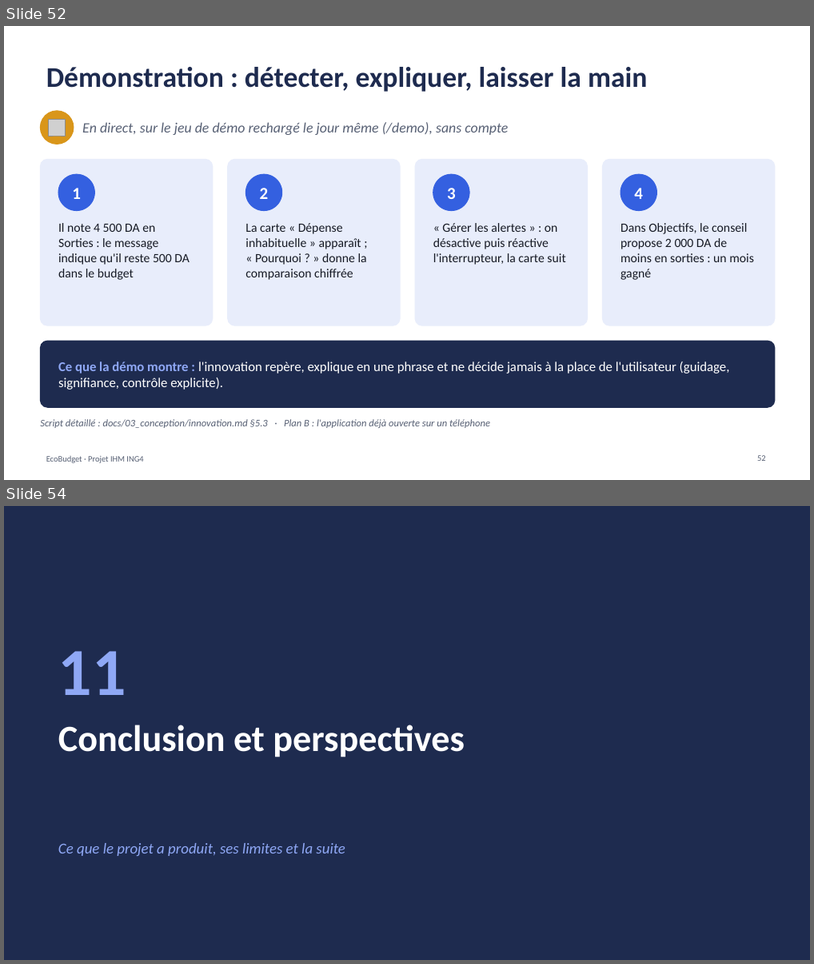
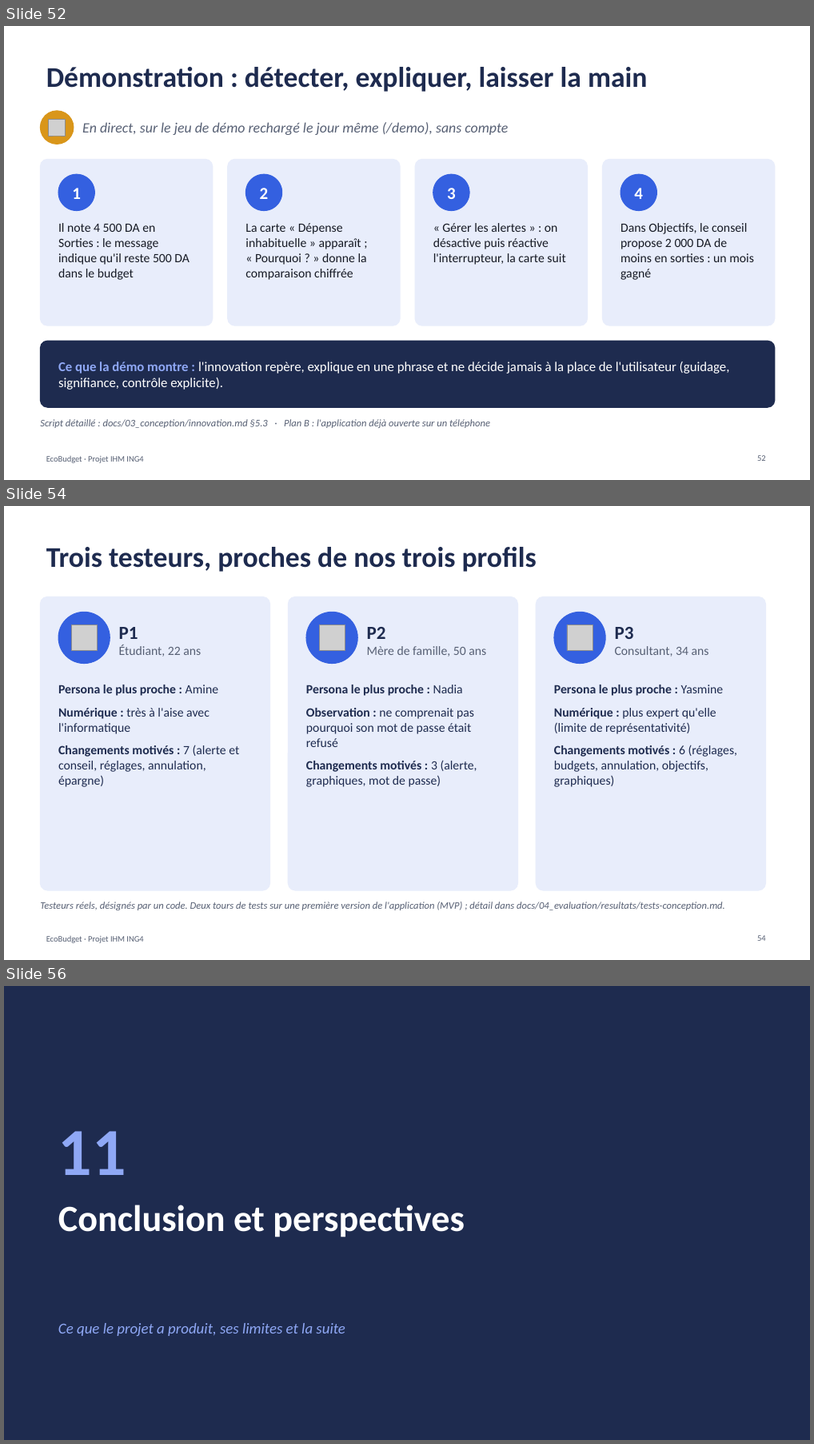
Before and after one commit to kaderouadahi/EcoBudget, a slide deck: livrables/EcoBudget.pptx. Shown one above the other, each under a label of ours: slides 52 and 54 before the commit, slides 52, 54 and 56 after it; the slides between them are not shown. The pictures are 814x964 and 814x1444 pixels, drawn with LibreOffice and Linux fonts; fonts in the diff are those of the drawing; grey boxes stand for pictures. Boxes give left, top, right and bottom in pixels: in the first picture for what was removed or moved away, otherwise in the second. Text is boxed around its words. In the diff, an @@ line names an element or a change of style, - is before the commit and + after.

Commit message:
docs: diaporama, tests sur le MVP, testeurs et changements issus des tests

```diff
--- a/livrables/EcoBudget.pptx
+++ b/livrables/EcoBudget.pptx
@@ slide 54 added at (x1=4, y1=506, x2=810, y2=960), background #FFFFFF; not listed: 1 template element that a slide beside it also shows @@
@@ title added at (x1=46, y1=547, x2=537, y2=572), 34 pt, text #1E2B4F, bold @@
+Trois testeurs, proches de nos trois profils
@@ rounded rectangle added at (x1=40, y1=596, x2=270, y2=890), fill #E8EDFB, outline #E8EDFB 1 pt @@
@@ rounded rectangle added at (x1=288, y1=596, x2=518, y2=890), fill #E8EDFB, outline #E8EDFB 1 pt @@
@@ rounded rectangle added at (x1=536, y1=596, x2=766, y2=890), fill #E8EDFB, outline #E8EDFB 1 pt @@
@@ ellipse added at (x1=58, y1=612, x2=110, y2=664), fill #3460E0, outline #3460E0 1 pt @@
@@ picture added at (x1=71, y1=624, x2=97, y2=650) @@
@@ ellipse added at (x1=306, y1=612, x2=358, y2=664), fill #3460E0, outline #3460E0 1 pt @@
@@ picture added at (x1=319, y1=624, x2=345, y2=650) @@
@@ ellipse added at (x1=554, y1=612, x2=606, y2=664), fill #3460E0, outline #3460E0 1 pt @@
@@ picture added at (x1=567, y1=624, x2=593, y2=650) @@
@@ text added at (x1=119, y1=627, x2=201, y2=656), 15 pt, text #576074 @@
+P1
+Étudiant, 22 ans
@@ text added at (x1=367, y1=627, x2=486, y2=656), 15 pt, text #576074 @@
+P2
+Mère de famille, 50 ans
@@ text added at (x1=615, y1=627, x2=710, y2=656), 15 pt, text #576074 @@
+P3
+Consultant, 34 ans
@@ text added at (x1=58, y1=684, x2=239, y2=787), 15 pt, text #1E2B4F @@
+Persona le plus proche : Amine
+Numérique : très à l'aise avec l'informatique
+Changements motivés : 7 (alerte et conseil, réglages, annulation, épargne)
@@ text added at (x1=306, y1=684, x2=478, y2=787), 15 pt, text #1E2B4F @@
+Persona le plus proche : Nadia
+Observation : ne comprenait pas pourquoi son mot de passe était refusé
+Changements motivés : 3 (alerte, graphiques, mot de passe)
@@ text added at (x1=554, y1=684, x2=738, y2=787), 15 pt, text #1E2B4F @@
+Persona le plus proche : Yasmine
+Numérique : plus expert qu'elle (limite de représentativité)
+Changements motivés : 6 (réglages, budgets, annulation, objectifs, graphiques)
@@ text added at (x1=40, y1=901, x2=726, y2=910), 12 pt, text #576074, italic @@
+Testeurs réels, désignés par un code. Deux tours de tests sur une première version de l'application (MVP) ; détail dans docs/04_evaluation/resultats/tests-conception.md.
@@ page number added at (x1=758, y1=935, x2=766, y2=940), 10 pt, text #576074 @@
+54
@@ what was slide 54 is now slide 56 @@
```
Also in this commit, not shown: 3 slides changed, 1 other slide added, 1 other file.
